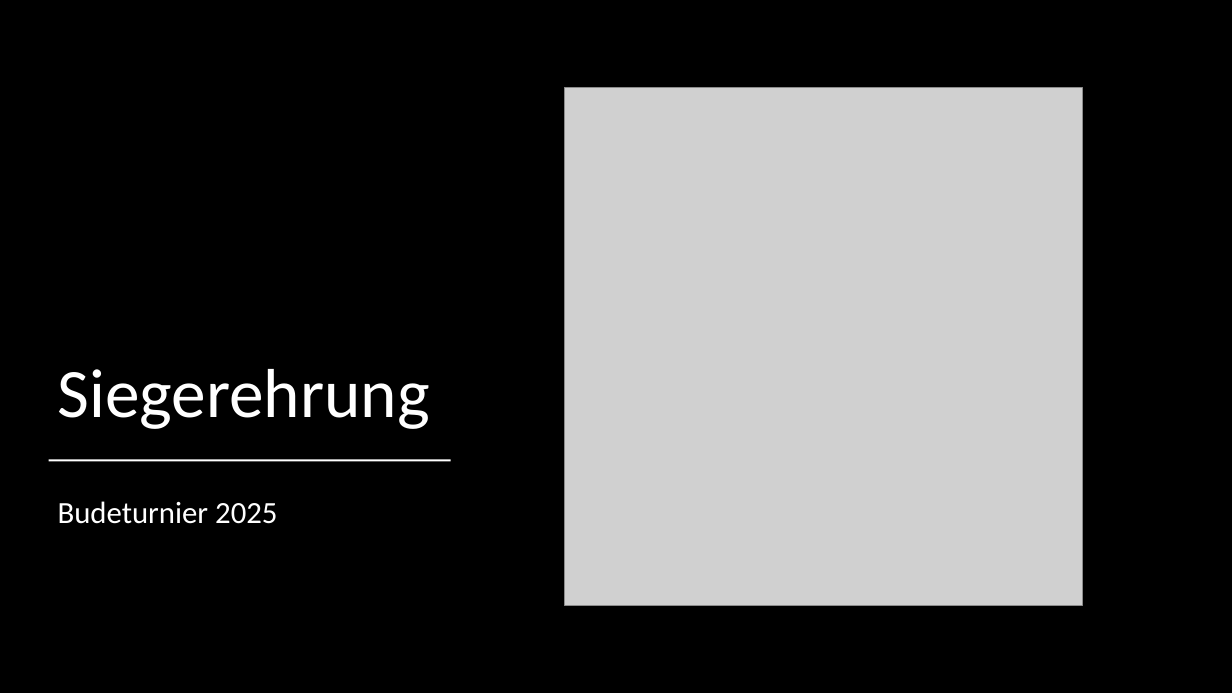
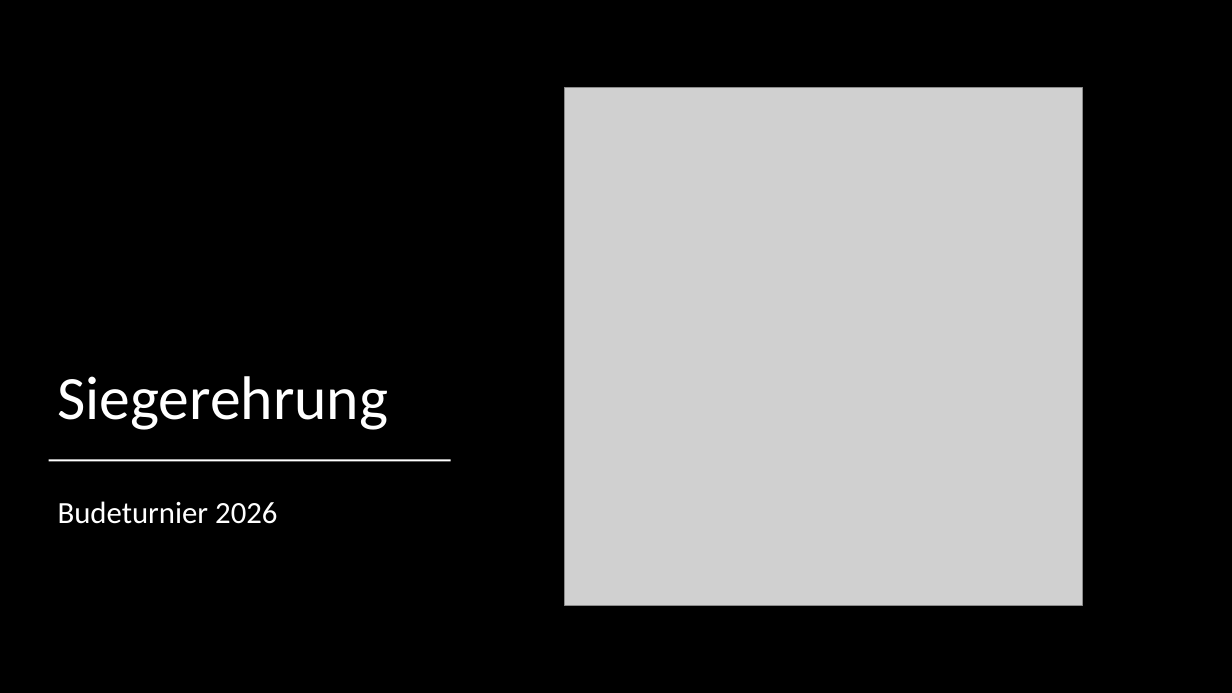
Before and after one commit to mo374z/Tournament-Planner, a slide deck: slide 1 of public/templates/template.pptx. Drawn at 1232x693 pixels with LibreOffice and Linux fonts; fonts in the diff are those of the drawing; grey boxes stand for pictures. Boxes give left, top, right and bottom in pixels: in the first picture for what was removed or moved away, otherwise in the second. Text is boxed around its words. In the diff, an @@ line names an element or a change of style, - is before the commit and + after.

```diff
--- a/public/templates/template.pptx
+++ b/public/templates/template.pptx
@@ title "Siegerehrung" at [58,376,389,430]: size 54 to 48 pt @@
@@ subtitle at [58,501,277,524]: text changed @@
-Budeturnier 2025
+Budeturnier 2026
```
Also in this commit, not shown: 2 other slides changed, 2 other files.
